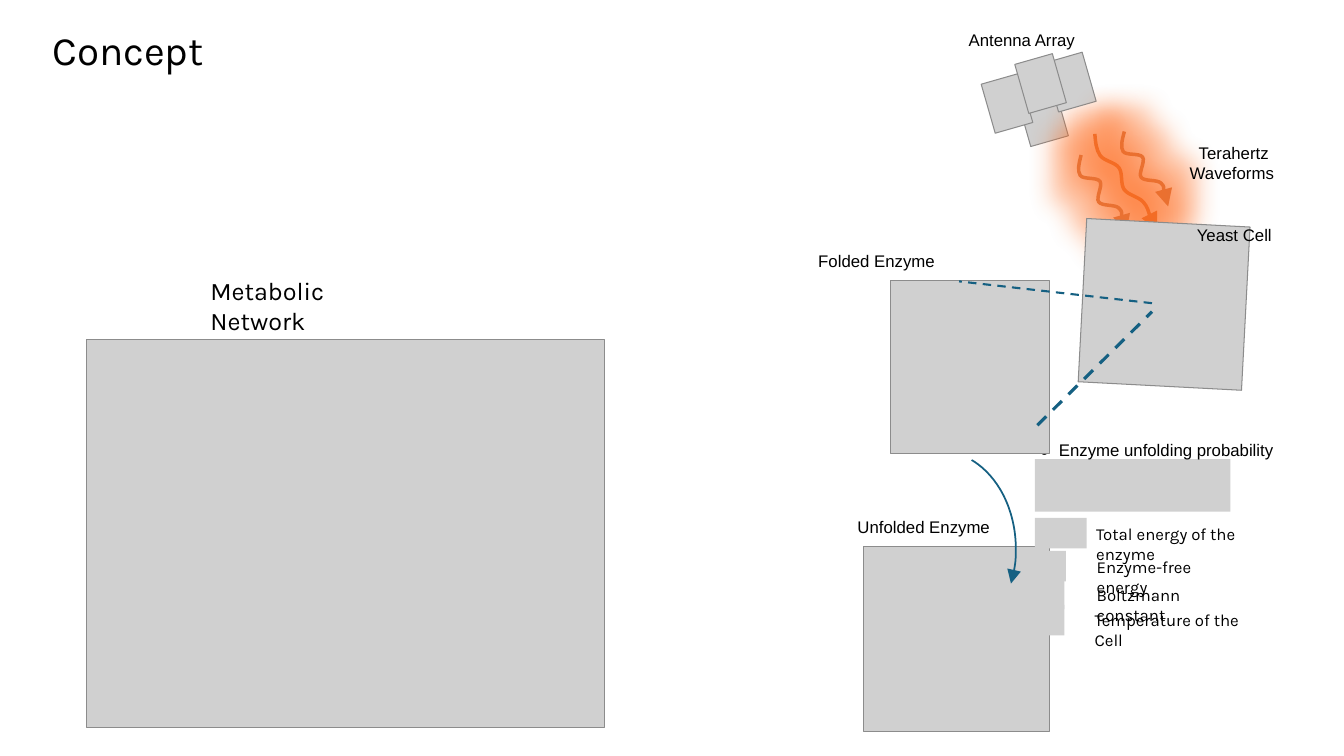
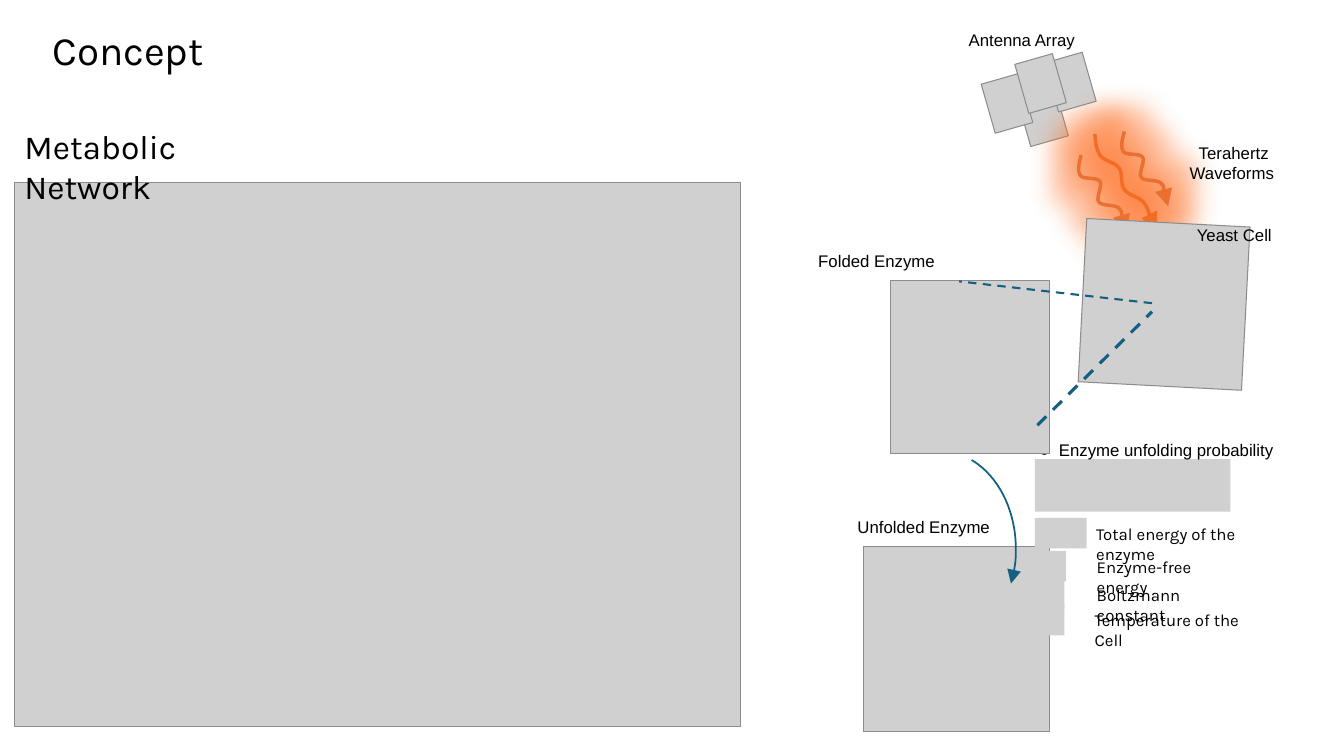
Before and after one commit to tkn-tub/bioelectrodynamics, a slide deck: slide 6 of slides/slides.pptx (slide 2 before the commit). Drawn at 1344x756 pixels with LibreOffice and Linux fonts; fonts in the diff are those of the drawing; grey boxes stand for pictures. Boxes give left, top, right and bottom in pixels: in the first picture for what was removed or moved away, otherwise in the second. Text is boxed around its words. In the diff, an @@ line names an element or a change of style, - is before the commit and + after.

```diff
--- a/slides/slides.pptx
+++ b/slides/slides.pptx
@@ text "Metabolic Network": place and size @@
-text "Metabolic Network" at <box>210,282,324,331</box>
+text "Metabolic Network" at <box>24,136,176,200</box>
@@ text "Metabolic Network" at <box>24,136,176,200</box>: size 18 to 24 pt @@
@@ picture: place and size @@
-picture at <box>87,340,604,728</box>
+picture at <box>14,182,740,727</box>
```
Also in this commit, not shown: 4 other slides changed, 7 slides added, 3 other files.
